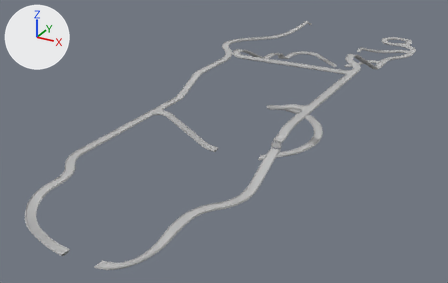
Two versions of the FBX model Assets/Environment/Highways/HighwayMap.fbx, one commit apart.
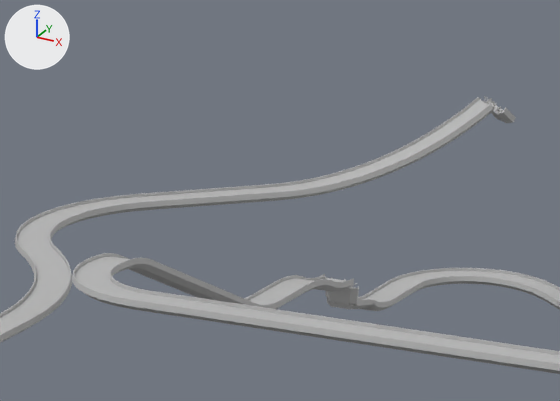
The first picture shows the older version from a 50 mm camera at (361.0, -404.0, 342.0) aimed at (-67.0, 375.0, -48.0). The close-ups show both versions on the part from 49% to 71% of the width and 1% to 27% of the height of that picture; other places that the commit changed are outside them. The lights are fixed; the arrows at upper left show +X, +Y and +Z. Where no turn or scale is listed for an object, it has been applied to the vertices.

Script lines for the objects in view, before the commit:
```python
me_mesh_041 = bpy.data.meshes.new('Mesh.041')
me_mesh_041.from_pydata(...)  # 238 vertices, 224 faces; spans x -160.5..-135.8, y 511.7..591.9, z 55.7..59.0
me_mesh_041.materials.append(mat_highway_lambert)  # grey #bcbcbc
me_mesh_083 = bpy.data.meshes.new('Mesh.083')
me_mesh_083.from_pydata(...)  # 70 vertices, 56 faces; spans x -94.2..-82.7, y 667.7..687.7, z 9.7..13.0
me_mesh_083.materials.append(mat_highway_lambert)  # grey #bcbcbc
me_mesh_085 = bpy.data.meshes.new('Mesh.085')
me_mesh_085.from_pydata(...)  # 642 vertices, 598 faces; spans x -112.1..-45.5, y 615.6..680.8, z 55.7..84.6
me_mesh_085.materials.append(mat_highway_lambert)  # grey #bcbcbc
ob_hw_straight_flat0031 = bpy.data.objects.new('HW_straight_flat0031', me_mesh_083)
ob_hw_straight_flat0031.location = (0.0, 0.0, 0.0)
ob_hw_straight_flat149 = bpy.data.objects.new('HW_straight_flat149', me_mesh_041)
ob_hw_straight_flat149.location = (0.0, 0.0, 0.0)
ob_jumptakeoff = bpy.data.objects.new('JumpTakeoff', me_mesh_085)
ob_jumptakeoff.location = (0.0, 0.0, 0.0)
# also in view: 'HW_straight_flat0029' at (-53.0, 434.0, 73.0); 'HW_straight_flat222' at (-79.0, 703.0, 11.0); 'HW_straight_flat0027' at (-13.0, 434.0, 73.0); 'HW_straight_flat155' at (-124.0, 604.0, 57.0); 'HighwayEndcap7' at (-88.0, 630.0, 23.0)
```
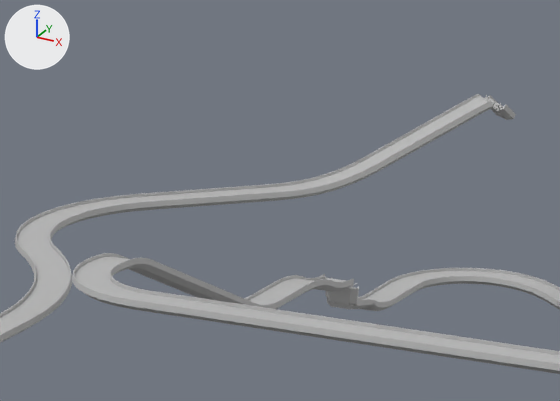
The newer file is also turned or shifted as a whole; pictures and numbers use the older file's frame.

Boxes (x1, y1, x2, y2) around the edits, measured in the close-ups (560 x 401 px):
'JumpTakeoff', deleted
    before: (269, 96, 516, 200)
'polySurface16', added
    after: (269, 149, 393, 200)
'polySurface15', added
    after: (379, 120, 446, 163)
'polySurface11', added
    after: (431, 94, 494, 134)
'polySurface6', added
    after: (486, 95, 516, 120)
'Bridge', unchanged, uncovered by the edit
    after: (195, 300, 481, 360)
'HighwayEndcap7', unchanged, covered by the edit
    before: (277, 274, 396, 311)
'HW_straight_flat0025', unchanged, covered by the edit
    before: (396, 330, 481, 360)
'HW_straight_flat0026', unchanged, covered by the edit
    before: (328, 320, 412, 350)

What changed in the scene script:
```text
Add me_mesh_071_1:
    me_mesh_071_1.from_pydata(...)  # 52 vertices, 38 faces; spans x -57.59..-45.48, y 669.91..680.84, z 77.21..84.14
    me_mesh_071_1.materials.append(mat_highway_lambert)  # grey #bcbcbc
Add me_mesh_072_1:
    me_mesh_072_1.from_pydata(...)  # 126 vertices, 112 faces; spans x -112.1..-76.1, y 615.6..651.5, z 55.8..68.4
    me_mesh_072_1.materials.append(mat_highway_lambert)  # grey #bcbcbc
Add me_mesh_067_1:
    me_mesh_067_1.from_pydata(...)  # 308 vertices, 286 faces; spans x -5.98..6.02, y -5.47..5.53, z -3.84..3.23
    me_mesh_067_1.materials.append(mat_highway_lambert)  # grey #bcbcbc
Add me_mesh_070_1:
    me_mesh_070_1.from_pydata(...)  # 86 vertices, 80 faces; spans x -71.6..-51.4, y 656.1..676.7, z 74.1..84.7
    me_mesh_070_1.materials.append(mat_highway_lambert)  # grey #bcbcbc
Add me_mesh_069_1:
    me_mesh_069_1.from_pydata(...)  # 70 vertices, 56 faces; spans x -84.4..-63.1, y 643.3..664.6, z 65.3..77.0
    me_mesh_069_1.materials.append(mat_highway_lambert)  # grey #bcbcbc
Remove ob_jumptakeoff:
    ob_jumptakeoff = bpy.data.objects.new('JumpTakeoff', me_mesh_085)
    ob_jumptakeoff.location = (0.0, 0.0, 0.0)
Add ob_polysurface6:
    ob_polysurface6 = bpy.data.objects.new('polySurface6', me_mesh_071_1)
    ob_polysurface6.location = (0.0, 0.0, 0.0)
Add ob_polysurface16:
    ob_polysurface16 = bpy.data.objects.new('polySurface16', me_mesh_072_1)
    ob_polysurface16.location = (0.0, 0.0, 0.0)
Add ob_rebar:
    ob_rebar = bpy.data.objects.new('rebar', me_mesh_067_1)
    ob_rebar.location = (-52.2, 674.3, 81.4)
Add ob_polysurface11:
    ob_polysurface11 = bpy.data.objects.new('polySurface11', me_mesh_070_1)
    ob_polysurface11.location = (0.0, 0.0, 0.0)
Add ob_polysurface15:
    ob_polysurface15 = bpy.data.objects.new('polySurface15', me_mesh_069_1)
    ob_polysurface15.location = (0.0, 0.0, 0.0)
```
